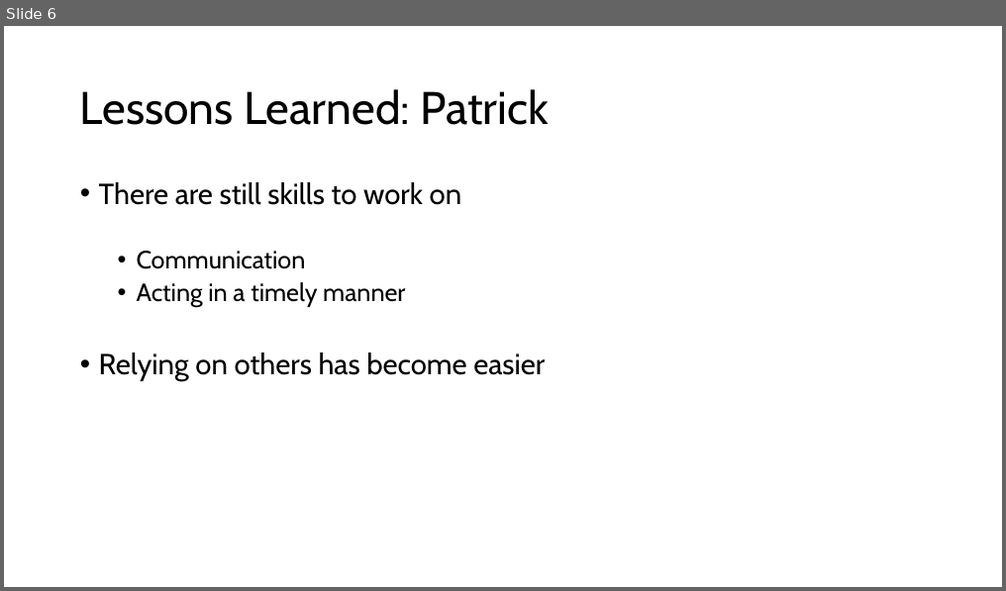
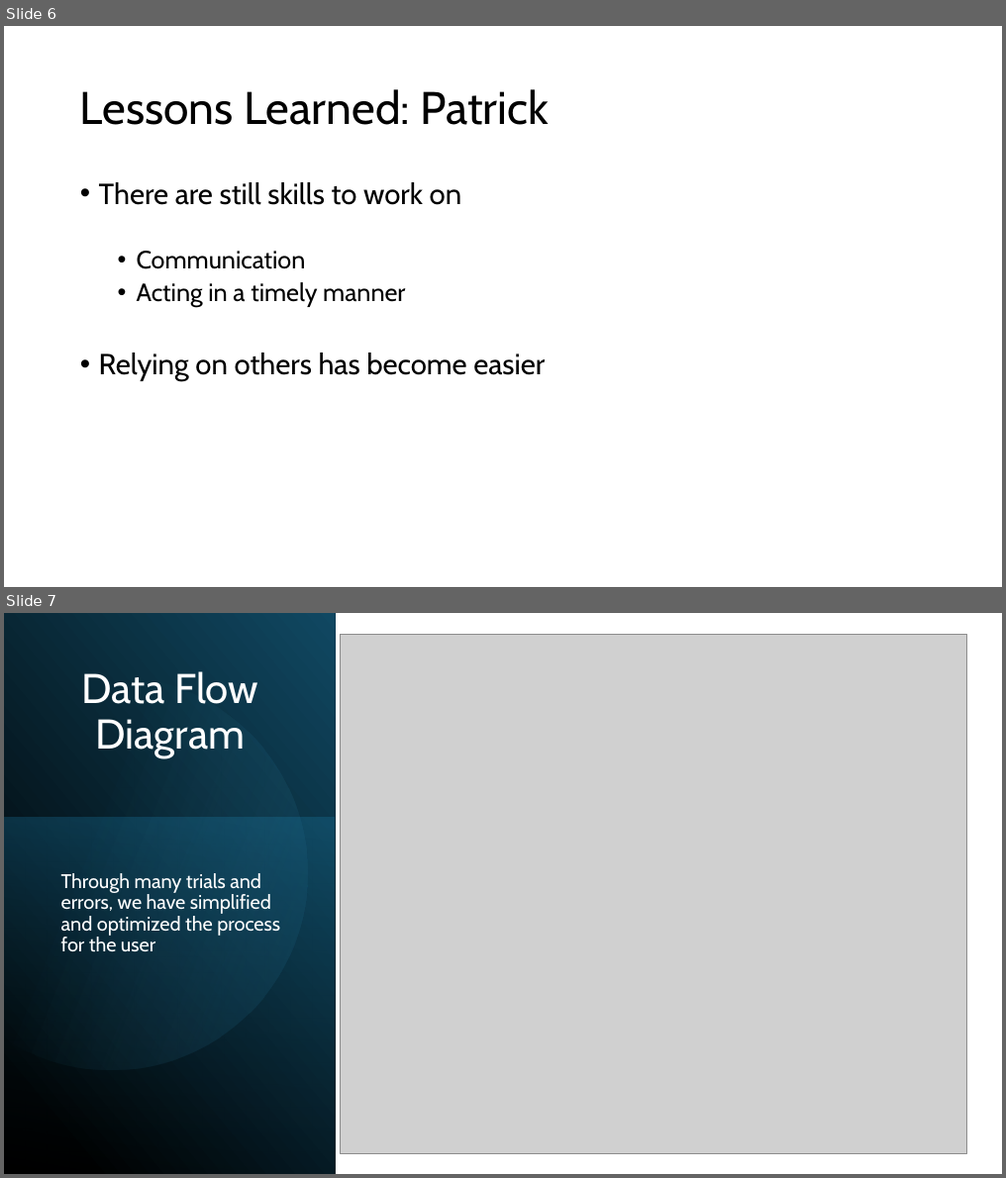
Before and after one commit to Jormungandr72/Cross-Website-Price-Checker, a slide deck: docs/phase_four_docs/Phase_Four_Presentation.pptx. Shown one above the other, each under a label of ours: slide 6 before the commit, slides 6 and 7 after it. The pictures are 1006x591 and 1006x1178 pixels, drawn with LibreOffice and Linux fonts; fonts in the diff are those of the drawing; grey boxes stand for pictures. Boxes give left, top, right and bottom in pixels: in the first picture for what was removed or moved away, otherwise in the second. Text is boxed around its words. In the diff, an @@ line names an element or a change of style, - is before the commit and + after.

```diff
--- a/docs/phase_four_docs/Phase_Four_Presentation.pptx
+++ b/docs/phase_four_docs/Phase_Four_Presentation.pptx
@@ slide 7 added at (x1=4, y1=613, x2=1002, y2=1174), background #FFFFFF @@
@@ rectangle added at (x1=4, y1=613, x2=335, y2=1174), fill gradient #000000 to #104862 @@
@@ picture added at (x1=340, y1=635, x2=966, y2=1154) @@
@@ freeform shape added at (x1=4, y1=652, x2=343, y2=1105), fill gradient #46B1E1 to #104862 @@
@@ title added at (x1=82, y1=671, x2=258, y2=758), 40 pt, text #FFFFFF @@
+Data Flow Diagram
@@ rectangle added at (x1=4, y1=818, x2=335, y2=1174), fill gradient #156082 to #0B3041 @@
@@ text added at (x1=61, y1=873, x2=280, y2=953), 19 pt, text #FFFFFF @@
+Through many trials and errors, we have simplified and optimized the process for the user
```
Also in this commit, not shown: 1 other slide added.
